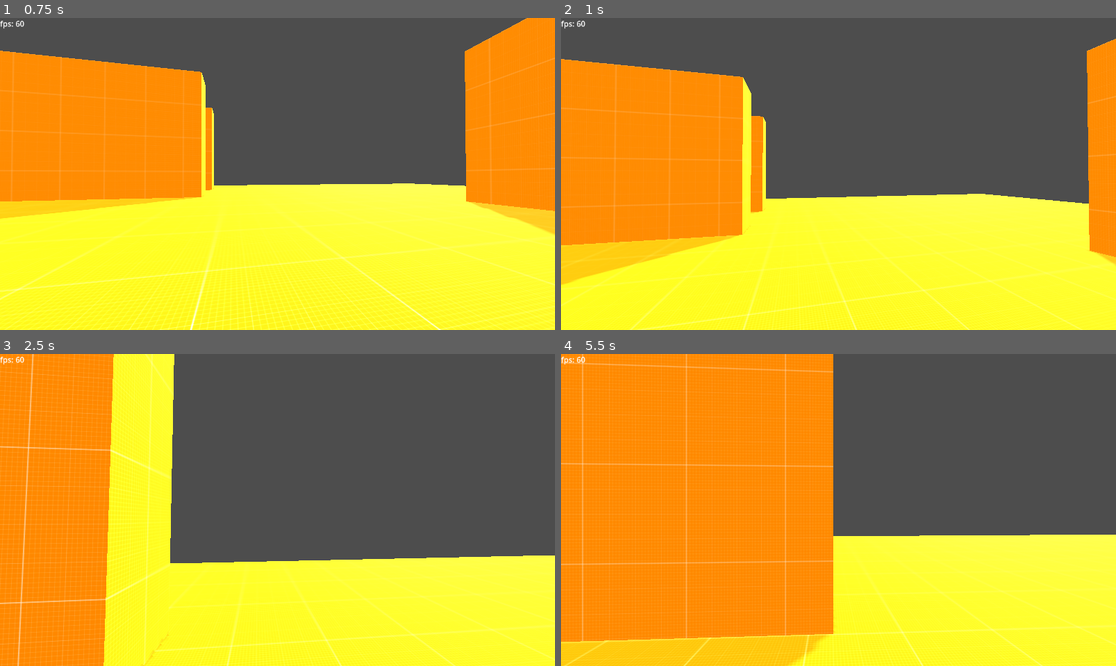
Above: before the commit, frames 1-4 (two rows, left to right).
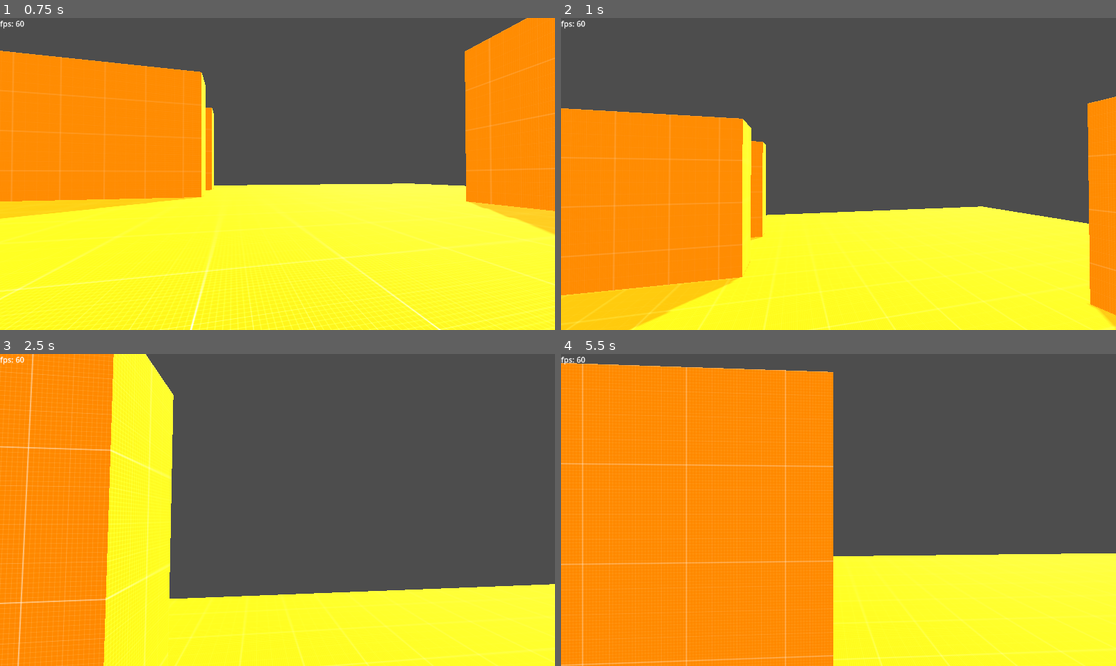
Above: after the commit, the same moments.

Repository: SebastianS-HTL/player-controller
Game: Godot game, scene res://world/scenes/world.tscn
The game is run twice, just before and just after one commit, with the same random seed, the same clock (stepped at 60 frames per second) and the same inputs.
Inputs (mouse positions are in pixels of both pictures, inside the frame that each line leads up to):
- Up to frame 1 (0.75 s): tap Enter (ui_accept) at 0.5 s; move the mouse to (305, 174) at 0.52 s; hold Up (ui_up) from 0.53 s (still down); hold Ctrl (ctrl) from 0.53 s (still down)
- Up to frame 2 (1 s): keep holding Up (ui_up); keep holding Ctrl (ctrl); tap Enter (ui_accept) at 0.77, 0.8 s
- Up to frame 3 (2.5 s): keep holding Up (ui_up); tap Enter (ui_accept) at 1.07, 1.35, 1.52, 1.82, 2.3 s; move the mouse to (249, 510) at 1.27 s; release Ctrl (ctrl) at 1.28 s; tap Ctrl (ctrl) at 1.55 s; move the mouse to (288, 503) at 2.02 s; hold Ctrl (ctrl) from 2.03 s (still down)
- Up to frame 4 (5.5 s): keep holding Up (ui_up); move the mouse to (832, 516) at 2.77 s; release Ctrl (ctrl) at 2.78 s; tap Ctrl (ctrl) at 2.85, 4.35 s; tap Enter (ui_accept) at 3.02, 3.32, 3.5, 3.6, 3.77, 4.07, 4.25, 4.52, 4.82, 5.3 s; move the mouse to (877, 513) at 3.52 s; move the mouse to (794, 506) at 4.27 s; move the mouse to (844, 510) at 5.02 s; hold Ctrl (ctrl) from 5.03 s (still down)

Frame 1 is identical in both runs. In frame 2, 19% of the frame differs, in the area x 0-100%, y 6-100%; in frame 3, 8.6%; in frame 4, 10%.

Commit message:
slides can now be stopped by jumping

Diff:
--- a/player/scripts/playerbody.gd
+++ b/player/scripts/playerbody.gd
@@ -48,7 +48,7 @@
 	if restrictedMovement != Vector3(velocity.x,0,velocity.z):
 		restrictedMovement = Vector3(velocity.x,0,velocity.z)
 
-	if Input.is_action_just_released("ctrl"):
+	if Input.is_action_just_released("ctrl") or Input.is_action_just_pressed("ui_accept"):
 		restrictedMovement = Vector3(0,0,0)
 		sliding = false
 		crouched = false
@@ -63,7 +63,6 @@
 			if not Input.is_action_pressed("ui_up") and not Input.is_action_pressed("ui_left") and not Input.is_action_pressed("ui_right") and not Input.is_action_pressed("ui_down"):
 				crouched = true
 			else:
-				print("dbug")
 				sliding = true
 		else:
 			crouched = false
